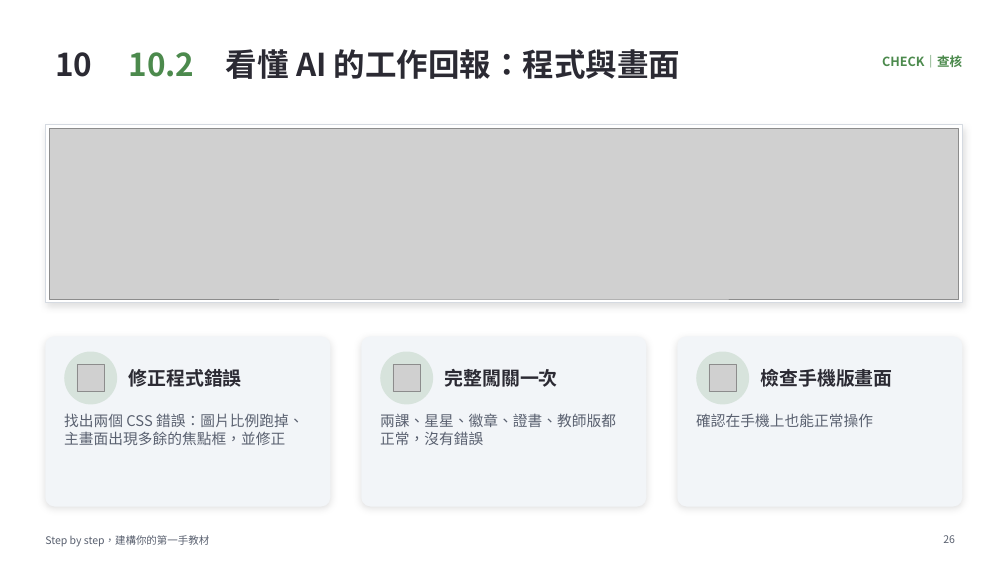
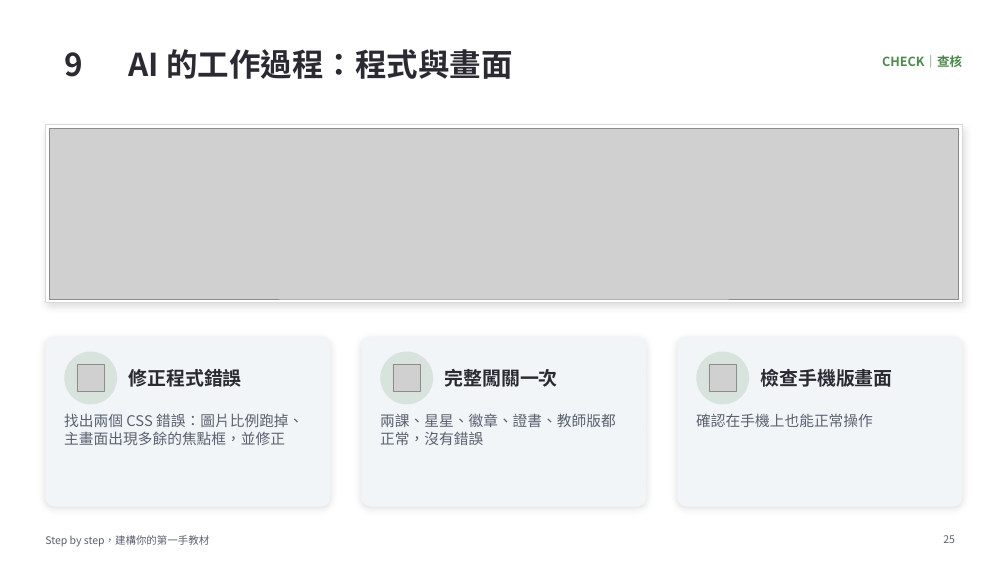
Before and after one commit to MattAtAIEra/NTTU2026-step-by-step, a slide deck: slide 25 of doc/Step-by-Step_建構你的第一手教材_PDCA.pptx (slide 26 before the commit). Drawn at 1008x567 pixels with LibreOffice and Linux fonts; fonts in the diff are those of the drawing; grey boxes stand for pictures; background and template pictures are left out. Boxes give left, top, right and bottom in pixels: in the first picture for what was removed or moved away, otherwise in the second. Text is boxed around its words. In the diff, an @@ line names an element or a change of style, - is before the commit and + after.

```diff
--- a/doc/Step-by-Step_建構你的第一手教材_PDCA.pptx
+++ b/doc/Step-by-Step_建構你的第一手教材_PDCA.pptx
@@ text at <box>64,52,83,77</box>: text changed @@
-10
+9
@@ title at <box>129,49,512,79</box>: text changed @@
-10.2 看懂 AI 的工作回報：程式與畫面
+AI 的工作過程：程式與畫面
@@ page number at <box>943,535,955,543</box>: text changed @@
-26
+25
```
Also in this commit, not shown: 7 other slides changed, 8 slides added, 2 slides removed.
